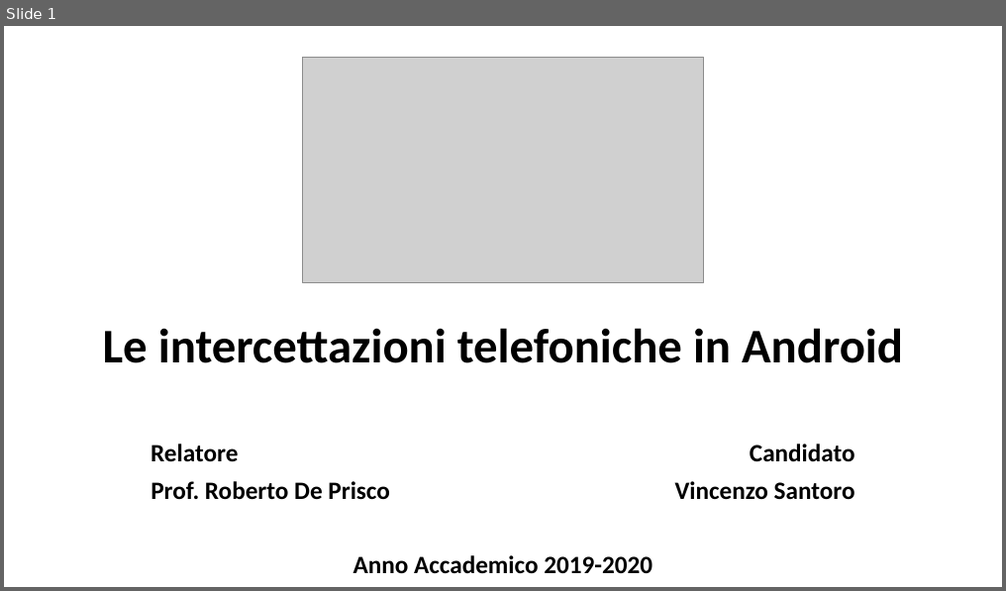
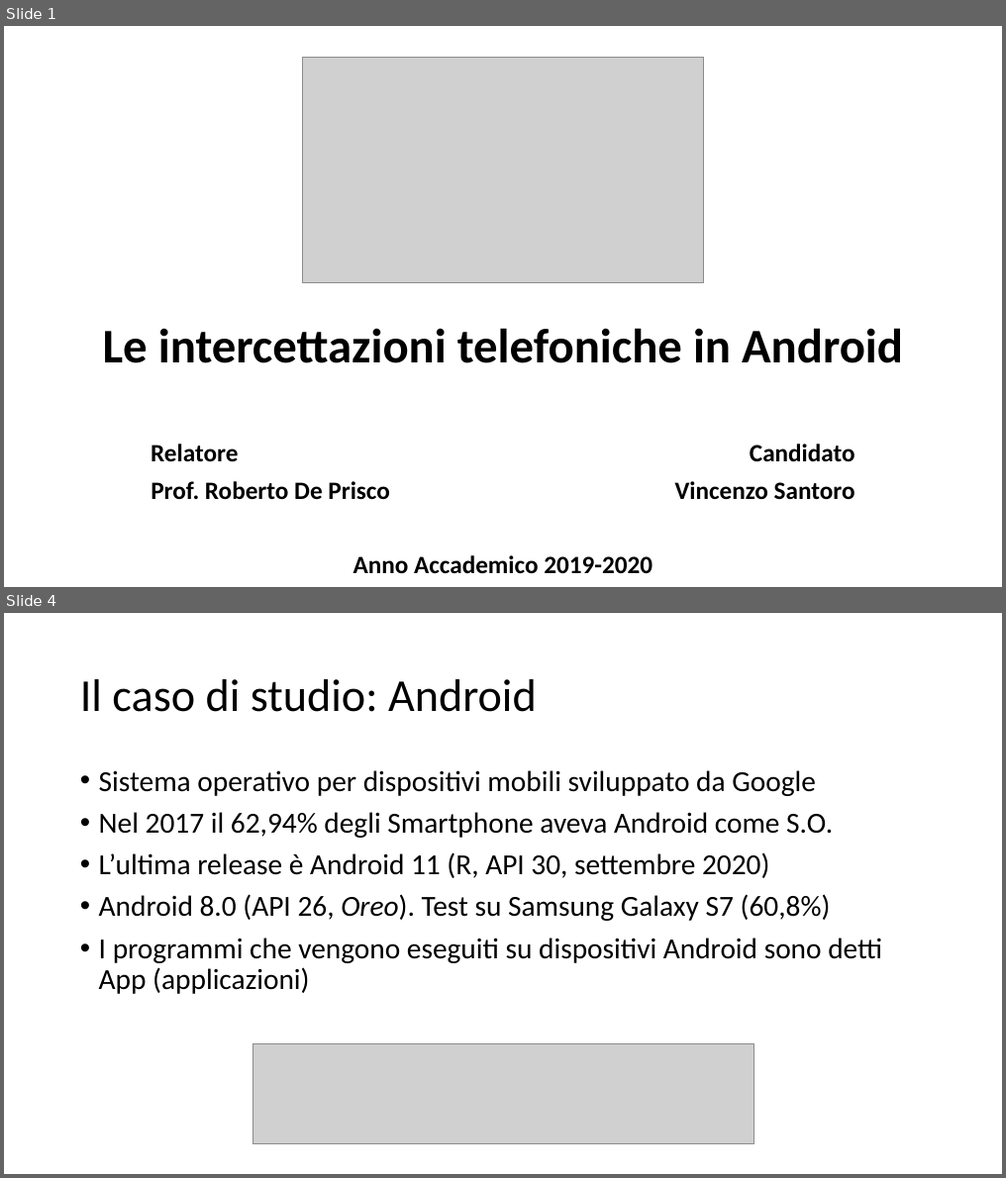
Before and after one commit to vinsan/TesiMagistrale, a slide deck: Le intercettazioni telefoniche in Android.odp. Shown one above the other, each under a label of ours: slide 1 before the commit, slides 1 and 4 after it; the slides between them are not shown. The pictures are 1006x591 and 1006x1178 pixels, drawn with LibreOffice and Linux fonts; fonts in the diff are those of the drawing; grey boxes stand for pictures. Boxes give left, top, right and bottom in pixels: in the first picture for what was removed or moved away, otherwise in the second. Text is boxed around its words. In the diff, an @@ line names an element or a change of style, - is before the commit and + after.

```diff
--- a/Le intercettazioni telefoniche in Android.odp
+++ b/Le intercettazioni telefoniche in Android.odp
@@ slide 4 added at (x1=4, y1=613, x2=1002, y2=1174), background #FFFFFF @@
@@ title added at (x1=80, y1=679, x2=537, y2=712), 44 pt, text #000000 @@
+Il caso di studio: Android
@@ text added at (x1=99, y1=770, x2=882, y2=994), 28 pt, text #000000 @@
+• Sistema operativo per dispositivi mobili sviluppato da Google
+• Nel 2017 il 62,94% degli Smartphone aveva Android come S.O.
+• L’ultima release è Android 11 (R, API 30, settembre 2020)
+• Android 8.0 (API 26, Oreo). Test su Samsung Galaxy S7 (60,8%)
+• I programmi che vengono eseguiti su dispositivi Android sono detti App (applicazioni)
@@ picture added at (x1=252, y1=1044, x2=753, y2=1145) @@
```
Also in this commit, not shown: 9 other slides added, 2 other files.
